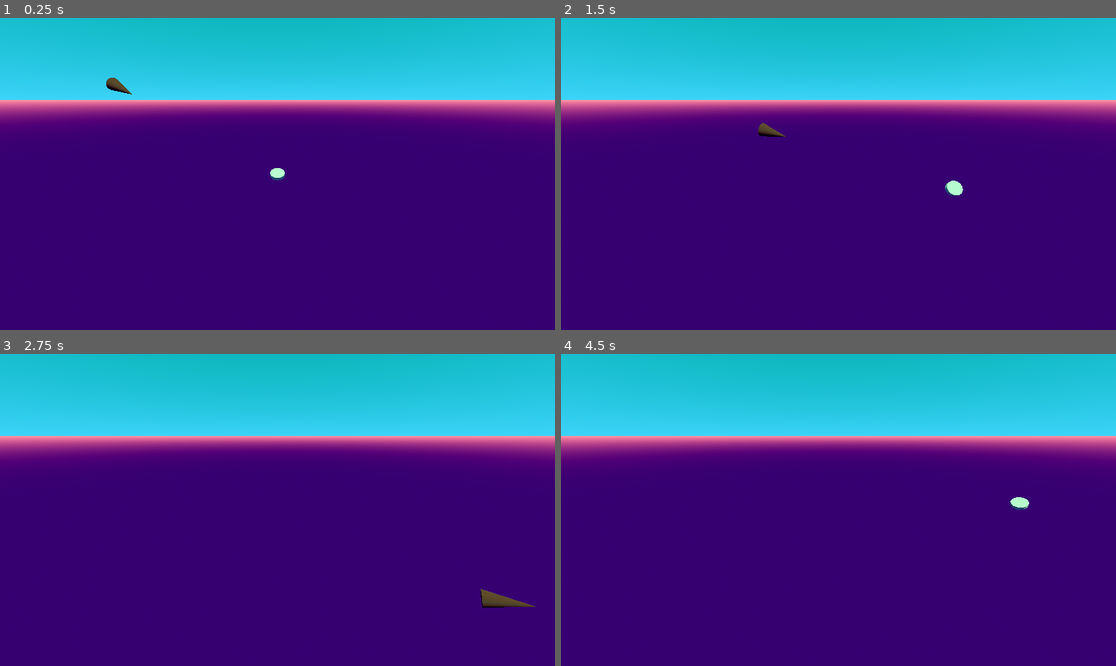
Above: before the commit, frames 1-4 (two rows, left to right).
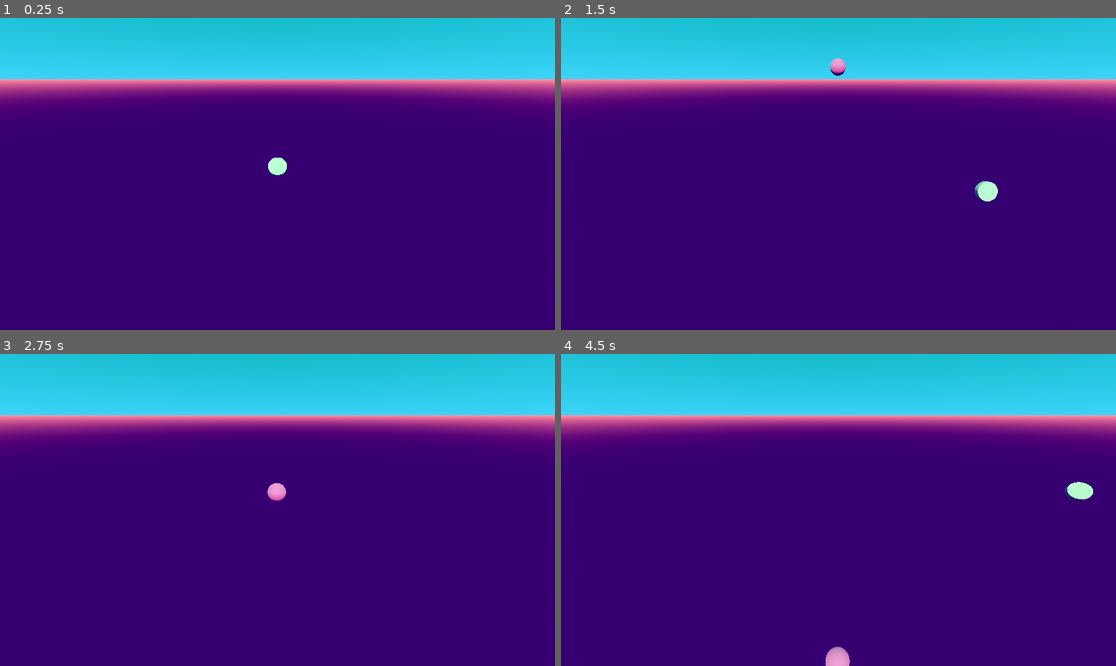
Above: after the commit, the same moments.

Repository: raffaelelauro/Sekiroguelite
Game: Godot game, scene res://main.tscn
Two runs of this game, one before a commit and one after it. Both use one fixed random seed, a clock stepped at 60 frames per second and the inputs below.
Inputs:
- Up to frame 1 (0.25 s): no input
- Up to frame 2 (1.5 s): hold D (Right) 0.53-1.28 s; tap Space (Parry) at 0.6 s; hold S (Back) from 1.28 s (still down); tap W (Front) at 1.35 s
- Up to frame 3 (2.75 s): tap Space (Parry) at 1.55, 2.1 s; release S (Back) at 2.03 s; hold D (Right) from 2.03 s (still down)
- Up to frame 4 (4.5 s): tap Space (Parry) at 2.85, 3.8, 4.35 s; release D (Right) at 3.53 s; hold W (Front) 3.53-4.28 s; hold A (Left) from 3.53 s (still down)

The runs differ from the first frame. In frame 1, 13% of the frame differs, in the area x 0-100%, y 19-53%; in frame 2, 14%, in the area x 0-100%, y 12-59%; in frame 3, 14%; in frame 4, 14%.

Commit message:
Closes Issue #1 - New AbstractParriable class to handle parry functionality - Enemy is an AbstractParriable - New scene + script : ParriableObject for simple moving inanimated objects that can be parried

Diff:
--- /dev/null
+++ b/abstract_parriable.gd
@@ -0,0 +1,16 @@
+extends RigidBody3D
+
+class_name AbstractParriable
+
+@export var repulsion_magnitude: float = 2000
+@export var repulsion_torque: float = 1000
+
+# Called when the node enters the scene tree for the first time.
+func _ready() -> void:
+	pass # Replace with function body.
+
+func is_parried(parried_by: RigidBody3D) -> void:
+	print('PARRIED!')
+
+	apply_force((position - parried_by.position).normalized()*repulsion_magnitude)
+	apply_torque(Vector3(1, 0, 0) * repulsion_torque)
--- a/enemy.gd
+++ b/enemy.gd
@@ -1,11 +1,9 @@
-extends RigidBody3D
+extends AbstractParriable
 
 class_name Enemy
 
 @export var speed: float = 1000.0
 @export var target: Node3D
-@export var repulsion_magnitude: float = 2000
-@export var repulsion_torque: float = 1000
 var stop: bool = false
 
 func _physics_process(delta: float) -> void:
@@ -13,9 +11,6 @@
 		look_at(target.position)
 		apply_force((target.position-position).normalized() * delta * speed)
 
-func is_parried() -> void:
-	print('PARRIED!')
+func is_parried(parried_by: RigidBody3D) -> void:
+	super.is_parried(parried_by)
 	stop = true
-
-	apply_force((position - target.position).normalized()*repulsion_magnitude)
-	apply_torque(Vector3(1, 0, 0) * repulsion_torque)
--- a/enemy.tscn
+++ b/enemy.tscn
@@ -14,7 +14,7 @@
 
 [node name="Enemy" type="RigidBody3D"]
 collision_layer = 4
-collision_mask = 3
+collision_mask = 11
 gravity_scale = 0.0
 script = ExtResource("1_7k104")
 
--- a/main.tscn
+++ b/main.tscn
@@ -1,7 +1,7 @@
 [gd_scene load_steps=6 format=3 uid="uid://cn22cb6mfk2qp"]
 
 [ext_resource type="PackedScene" uid="uid://durulyhj2ovs7" path="res://player.tscn" id="1_ig7tw"]
-[ext_resource type="PackedScene" uid="uid://cilyqpkqti672" path="res://enemy.tscn" id="2_0xm2m"]
+[ext_resource type="PackedScene" uid="uid://c6bc25sbv2i6i" path="res://parriable_object.tscn" id="2_0xm2m"]
 
 [sub_resource type="ProceduralSkyMaterial" id="ProceduralSkyMaterial_ig7tw"]
 sky_top_color = Color(0.0431373, 0.545098, 0.509804, 1)
@@ -15,7 +15,7 @@
 [sub_resource type="Environment" id="Environment_h2yge"]
 background_mode = 2
 sky = SubResource("Sky_0xm2m")
-sky_rotation = Vector3(0, 0, -0.436332)
+sky_rotation = Vector3(0, 0, -0.785398)
 tonemap_mode = 2
 glow_enabled = true
 
@@ -31,10 +31,9 @@
 sky_mode = 1
 
 [node name="Camera3D" type="Camera3D" parent="."]
-transform = Transform3D(-4.37114e-08, 0.707107, -0.707107, 0, 0.707107, 0.707107, 1, 3.09086e-08, -3.09086e-08, -10, 10, 0)
+transform = Transform3D(-4.37114e-08, 0.939693, -0.34202, 0, 0.34202, 0.939693, 1, 4.10753e-08, -1.49502e-08, -4.04032, 10, 0)
 
 [node name="Player" parent="." instance=ExtResource("1_ig7tw")]
 
-[node name="Enemy" parent="." node_paths=PackedStringArray("target") instance=ExtResource("2_0xm2m")]
-transform = Transform3D(1, 0, 0, 0, 1, 0, 0, 0, 1, 6.29494, 3.39736, -12.5397)
-target = NodePath("../Player")
+[node name="ParriableObject" parent="." instance=ExtResource("2_0xm2m")]
+transform = Transform3D(1, 0, 0, 0, 1, 0, 0, 0, 1, 15.5693, -1.90735e-06, -0.0394535)
--- /dev/null
+++ b/parriable_object.gd
@@ -0,0 +1,10 @@
+extends AbstractParriable
+
+@export var initial_impulse_magnitude: float = 750
+@export var initial_impulse_direction: Vector3 = Vector3(-1, 0, 0)
+
+func _ready() -> void:
+	apply_force(initial_impulse_direction * initial_impulse_magnitude)
+
+func _process(delta:float) -> void :
+	print(position)
--- /dev/null
+++ b/parriable_object.tscn
@@ -0,0 +1,23 @@
+[gd_scene load_steps=5 format=3 uid="uid://c6bc25sbv2i6i"]
+
+[ext_resource type="Script" uid="uid://cv6iq0mxeqkb4" path="res://parriable_object.gd" id="1_vujbw"]
+
+[sub_resource type="StandardMaterial3D" id="StandardMaterial3D_vujbw"]
+albedo_color = Color(0.837249, 0.276337, 0.598425, 1)
+
+[sub_resource type="SphereMesh" id="SphereMesh_qu2ox"]
+material = SubResource("StandardMaterial3D_vujbw")
+
+[sub_resource type="SphereShape3D" id="SphereShape3D_wg4se"]
+
+[node name="ParriableObject" type="RigidBody3D"]
+collision_layer = 8
+collision_mask = 7
+gravity_scale = 0.0
+script = ExtResource("1_vujbw")
+
+[node name="MeshInstance3D" type="MeshInstance3D" parent="."]
+mesh = SubResource("SphereMesh_qu2ox")
+
+[node name="CollisionShape3D" type="CollisionShape3D" parent="."]
+shape = SubResource("SphereShape3D_wg4se")
--- a/player.gd
+++ b/player.gd
@@ -9,7 +9,7 @@
 @onready var disc: Node3D = $Disc
 
 var base_rotation: Vector3 = Vector3.ZERO
-var target: Enemy = null
+var target: AbstractParriable = null
 var initial_position: Vector3 = Vector3.ZERO
 var to_initial_position: bool = false
 var invincible: bool = false
@@ -61,7 +61,7 @@
 	# Compute the new disc position
 	var new_disc_position:Vector3 = disc.position
 	if target != null:
-		target.is_parried()
+		target.is_parried(self)
 		new_disc_position = disc.position.move_toward(target.position, parry_radius)
 		invincible = true
 	else:
--- a/player.tscn
+++ b/player.tscn
@@ -10,7 +10,7 @@
 
 [node name="Player" type="RigidBody3D"]
 collision_layer = 2
-collision_mask = 5
+collision_mask = 13
 gravity_scale = 0.0
 contact_monitor = true
 max_contacts_reported = 1
@@ -26,6 +26,7 @@
 skeleton = NodePath("../..")
 
 [node name="ParryArea3D" parent="." instance=ExtResource("2_onrkg")]
+collision_mask = 12
 
 [connection signal="body_entered" from="." to="." method="_on_body_entered"]
 [connection signal="body_entered" from="ParryArea3D" to="." method="_on_parry_area_3d_body_entered"]
--- a/project.godot
+++ b/project.godot
@@ -60,6 +60,7 @@
 3d_physics/layer_1="environment"
 3d_physics/layer_2="player"
 3d_physics/layer_3="enemies"
+3d_physics/layer_4="objects"
 
 [physics]
 
Not shown, added: abstract_parriable.gd.uid
Not shown, added: parriable_object.gd.uid
Not shown, added: parry_area.gd.uid
